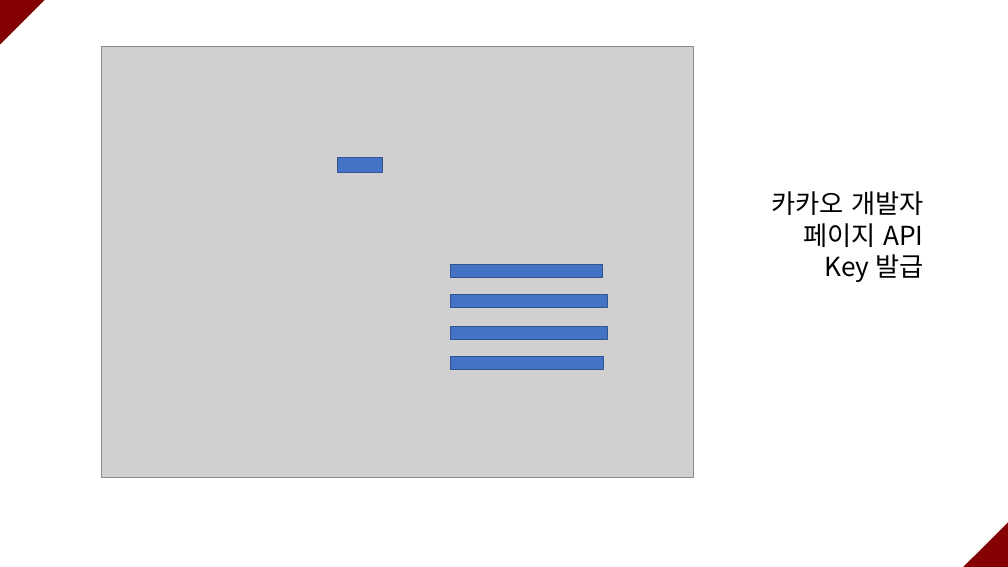
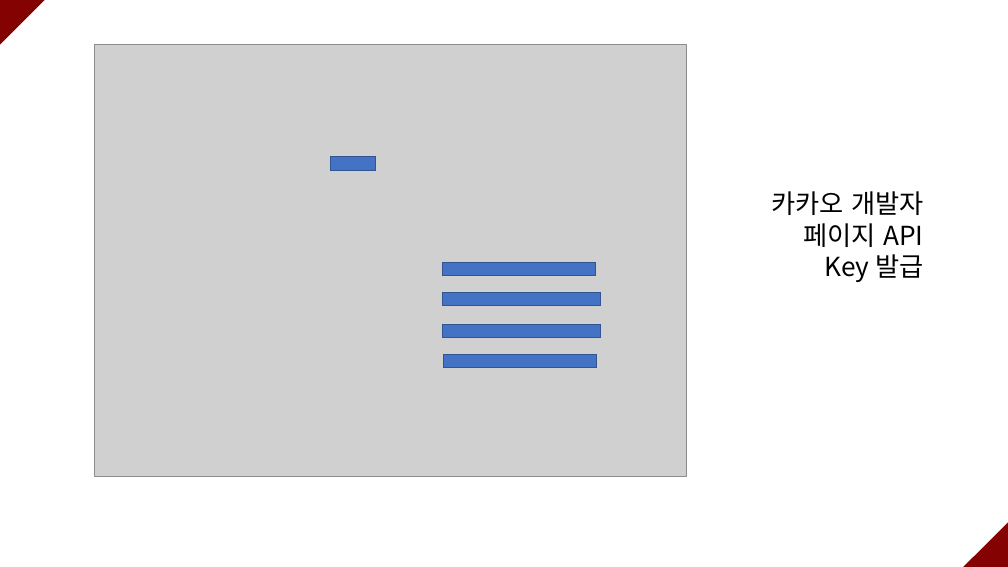
Before and after one commit to ramieeee/self_learning, a slide deck: slide 6 of semi_projects/쇼핑몰 옷 사이즈 확인 크롤링/쇼핑몰 옷 사이즈 확인 크롤링.pptx. Drawn at 1008x567 pixels with LibreOffice and Linux fonts; fonts in the diff are those of the drawing; grey boxes stand for pictures. Boxes give left, top, right and bottom in pixels: in the first picture for what was removed or moved away, otherwise in the second. Text is boxed around its words. In the diff, an @@ line names an element or a change of style, - is before the commit and + after.

Commit message:
Modify ppt file

```diff
--- a/semi_projects/쇼핑몰 옷 사이즈 확인 크롤링/쇼핑몰 옷 사이즈 확인 크롤링.pptx
+++ b/semi_projects/쇼핑몰 옷 사이즈 확인 크롤링/쇼핑몰 옷 사이즈 확인 크롤링.pptx
@@ rectangle: place and size @@
-rectangle at <box>338,158,383,172</box>
+rectangle at <box>330,157,376,171</box>
@@ 4 rectangles, 1 picture: place and size @@
-4 rectangles, 1 picture at <box>102,46,694,478</box>
+4 rectangles, 1 picture at <box>95,45,687,476</box>
```
Also in this commit, not shown: 7 slides added.
